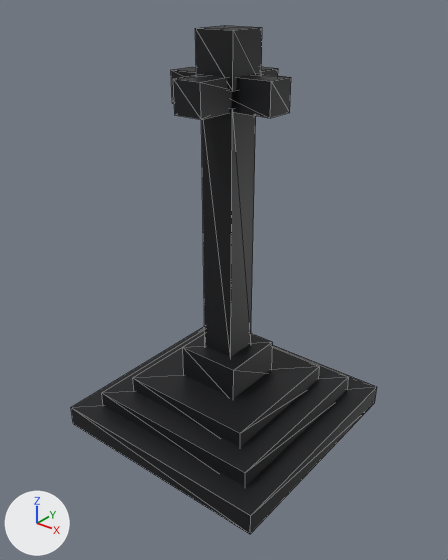
An edit to the glTF model assets/models/town_market_cross.glb, drawn before and after from the same camera.
Before and after are seen from a camera (50 mm lens) standing at (5.04, -6.39, 6.34) and looking at (0.08, -0.19, 2.49). Lighting does not change. The marker at lower left points along +X, +Y and +Z. The picture after the commit comes second. Mesh edges are drawn as thin lines. Vertices at exactly the same position are counted once.

The first picture shows 'prop'.
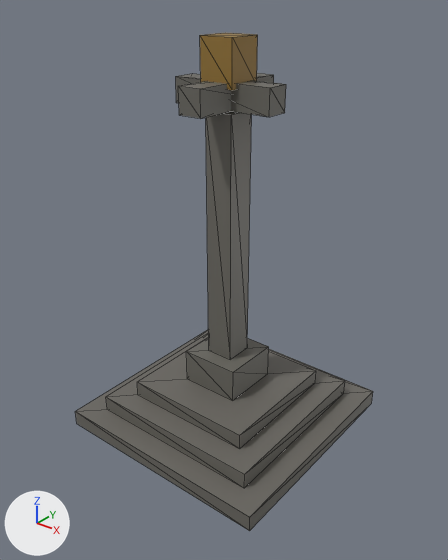
Scene script edits in JSON lines:
```json
{"block": "me_prop", "where": "# used by ob_prop; location = (0.0, 0.0, 0.0)"}
{"op": "remove", "block": "me_prop", "code": "me_prop.from_pydata(...)  # 128 vertices, 192 faces; spans x -1.74..1.74, y -1.74..1.74, z 0.0..5.8"}
{"op": "add", "block": "me_prop", "code": "me_prop.from_pydata(...)  # 64 vertices, 96 faces; spans x -1.7..1.7, y -1.7..1.7, z 0.0..5.72"}
{"block": "me_prop", "change": "me_prop part 1: the loose piece of 8 vertices spanning x -1.7..1.7, y -1.7..1.7, z 0.04..0.28 is moved by (0.0, 0.0, -0.04)"}
{"block": "me_prop", "change": "me_prop part 2: the loose piece of 8 vertices spanning x -1.35..1.35, y -1.35..1.35, z 0.28..0.52 is moved by (0.0, 0.0, -0.04)"}
{"block": "me_prop", "change": "me_prop part 3: the loose piece of 8 vertices spanning x -1.0..1.0, y -1.0..1.0, z 0.52..0.76 is moved by (0.0, 0.0, -0.04)"}
{"block": "me_prop", "change": "me_prop part 4: the loose piece of 8 vertices spanning x -0.45..0.45, y -0.45..0.45, z 0.76..1.26 is moved by (0.0, 0.0, -0.04)"}
{"block": "me_prop", "change": "me_prop part 5: the loose piece of 8 vertices spanning x -0.21..0.21, y -0.21..0.21, z 1.26..4.86 is moved by (0.0, 0.0, -0.04)"}
{"block": "me_prop", "change": "me_prop part 6: the loose piece of 8 vertices spanning x -0.75..0.75, y -0.17..0.17, z 4.89..5.23 is moved by (0.0, 0.0, -0.04)"}
{"block": "me_prop", "change": "me_prop part 7: the loose piece of 8 vertices spanning x -0.17..0.17, y -0.75..0.75, z 4.89..5.23 is moved by (0.0, 0.0, -0.04)"}
{"block": "me_prop", "change": "me_prop part 8: the loose piece of 8 vertices spanning x -0.25..0.25, y -0.25..0.25, z 5.16..5.76 is moved by (0.0, 0.0, -0.04)"}
{"block": "me_prop", "change": "me_prop part 9: 8 loose pieces with 64 vertices, spanning x -1.74..1.74, y -1.74..1.74, z 0.0..5.8, are deleted"}
```

Where the change shows, as pixel boxes (x1, y1, x2, y2) in the pictures (448 x 560 px; the box of a moved part takes in the faces that stretch with it):
```json
{"object": "prop", "change": "reshaped", "before": [71, 25, 377, 534], "after": [75, 33, 373, 531]}
{"part": 1, "of": "me_prop", "change": "moved or reshaped", "after": [75, 330, 373, 531], "on screen": "not visible before"}
{"part": 2, "of": "me_prop", "change": "moved or reshaped", "after": [106, 334, 345, 488], "on screen": "not visible before"}
{"part": 3, "of": "me_prop", "change": "moved or reshaped", "after": [137, 338, 316, 449], "on screen": "not visible before"}
{"part": 4, "of": "me_prop", "change": "moved or reshaped", "after": [186, 338, 269, 401], "on screen": "not visible before"}
{"part": 5, "of": "me_prop", "change": "moved or reshaped", "after": [206, 111, 251, 359], "on screen": "not visible before"}
{"part": 6, "of": "me_prop", "change": "moved or reshaped", "after": [176, 74, 286, 117], "on screen": "not visible before"}
{"part": 7, "of": "me_prop", "change": "moved or reshaped", "after": [178, 73, 274, 119], "on screen": "not visible before"}
{"part": 8, "of": "me_prop", "change": "moved or reshaped", "after": [200, 33, 258, 90], "on screen": "not visible before"}
{"part": 9, "of": "me_prop", "change": "deleted", "before": [71, 25, 377, 534]}
```
